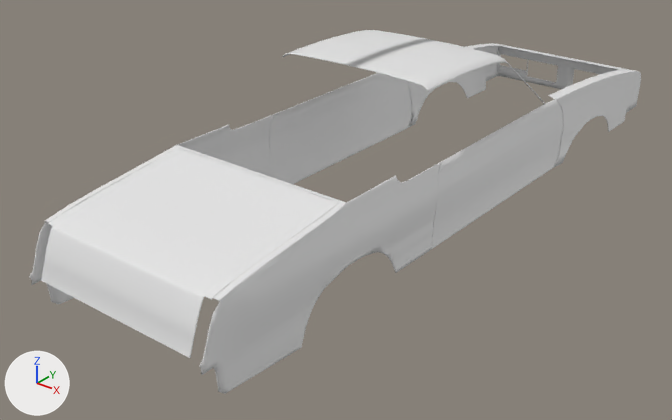
The OBJ model src/resources/Graphics/body.obj as it was, and as the next commit left it.
Before and after are seen from a 50 mm camera at (3.22, -3.39, 2.75) aimed at (-0.18, 0.87, 0.11). The lights are fixed; the arrows at lower left show +X, +Y and +Z. Where no turn or scale is listed for an object, it has been applied to the vertices. Vertices at the same position are counted once.

Objects in the first picture: 'Hood.000_Plane.029', 'Hood.005_Plane.032', 'Hood.006_Plane.033', 'Hood.008_Plane.034', 'TrunkLid_Plane.002'.
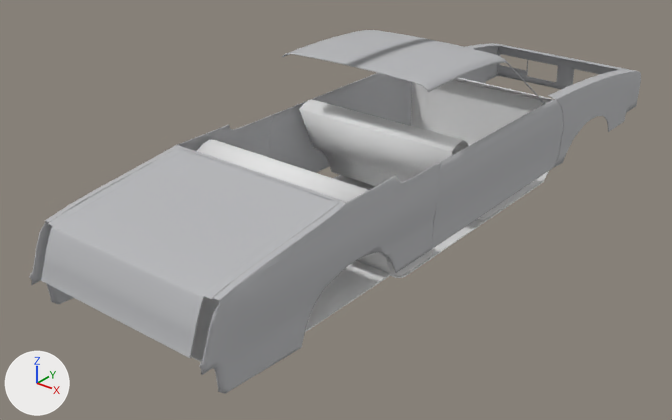
Diff of the bpy script that builds the scene:
```diff
--- a/src/resources/Graphics/body.obj.py
+++ b/src/resources/Graphics/body.obj.py
@@ mat_paint @@
+mat_paint = principled_material('paint')
+mat_paint.base_color = (0.472, 0.477, 0.492)  # grey #b7b8ba
+mat_paint.roughness = 0.69
@@ mat_none @@
+mat_none = principled_material('None')
+mat_none.base_color = (0.8, 0.8, 0.8)  # white #e7e7e7
+mat_none.roughness = 1.0
@@ me_hood_000_plane_029 @@
 me_hood_000_plane_029.from_pydata(...)  # 7082 vertices, 14160 faces, 8 loose edges; spans x -0.66..0.66, y -1.11..0.81, z 0.07..0.75
+me_hood_000_plane_029.materials.append(mat_paint)  # grey #b7b8ba
@@ me_hood_005_plane_032 @@
 # used by ob_hood_005_plane_032; location = (0.0, 0.0, 0.0)
-me_hood_005_plane_032.from_pydata(...)  # 5550 vertices, 11120 faces, 8 loose edges; spans x -0.65..0.65, y 2.23..3.75, z 0.14..0.68
+me_hood_005_plane_032.from_pydata(...)  # 5550 vertices, 11112 faces, 8 loose edges; spans x -0.65..0.65, y 2.23..3.75, z 0.14..0.68
+# me_hood_005_plane_032 part 1: 11072 faces spanning x -0.65..0.65, y 2.23..3.75, z 0.14..0.68 switch from no material to mat_paint (grey #b7b8ba)
@@ me_hood_006_plane_033 @@
 me_hood_006_plane_033.from_pydata(...)  # 746 vertices, 1544 faces; spans x -0.637..0.636, y 0.788..2.078, z 0.679..1.144
 # used by ob_hood_006_plane_033; location = (0.0, 0.0, 0.0)
+# me_hood_006_plane_033 part 2: 36 of 746 vertices moved; they spanned x 0.0, y 0.788..1.691, z 1.077..1.144 and now span x 0.0, y 0.788..1.691, z 1.077..1.144; mean shift (0.0, 0.0, 0.0); largest move (0.0, 1.635, 1.106) -> (0.0, 0.788, 1.137)
+# me_hood_006_plane_033 part 3: 1357 faces spanning x -0.637..0.636, y 0.788..2.078, z 0.679..1.144 switch from no material to mat_paint (grey #b7b8ba)
@@ me_hood_008_plane_034 @@
 me_hood_008_plane_034.from_pydata(...)  # 960 vertices, 1912 faces; spans x -0.65..0.65, y 0.76..2.38, z 0.14..0.69
+me_hood_008_plane_034.materials.append(mat_paint)  # grey #b7b8ba
@@ me_trunklid_plane_002 @@
 me_trunklid_plane_002.from_pydata(...)  # 1179 vertices, 2354 faces; spans x -0.593..0.593, y -1.09..-0.069, z 0.339..0.744
+me_trunklid_plane_002.materials.append(mat_paint)  # grey #b7b8ba
@@ me_interiorseats_plane_009 @@
+me_interiorseats_plane_009.from_pydata(...)  # 684 vertices, 1368 faces; spans x -0.59..0.59, y 0.07..1.76, z 0.05..0.72
+me_interiorseats_plane_009.materials.append(mat_none)  # white #e7e7e7
@@ me_bodyfloorboards_plane_007 @@
+me_bodyfloorboards_plane_007.from_pydata(...)  # 63 vertices, 122 faces; spans x -0.6..0.6, y -0.87..2.33, z 0.05..0.67
+me_bodyfloorboards_plane_007.materials.append(mat_none)  # white #e7e7e7
@@ ob_interiorseats_plane_009 @@
+ob_interiorseats_plane_009 = bpy.data.objects.new('InteriorSeats_Plane.009', me_interiorseats_plane_009)
+ob_interiorseats_plane_009.location = (0.0, 0.0, 0.0)
@@ ob_bodyfloorboards_plane_007 @@
+ob_bodyfloorboards_plane_007 = bpy.data.objects.new('BodyFloorBoards_Plane.007', me_bodyfloorboards_plane_007)
+ob_bodyfloorboards_plane_007.location = (0.0, 0.0, 0.0)
```

Where the change shows, as pixel boxes [x1, y1, x2, y2] in the pictures (672 x 420 px; the box of a moved part takes in the faces that stretch with it):
'TrunkLid_Plane.002', recoloured (white to grey)
    both: [41, 148, 339, 358]
'Hood.000_Plane.029', recoloured
    both: [29, 114, 441, 394]
'Hood.008_Plane.034', recoloured
    both: [269, 73, 563, 249]
'InteriorSeats_Plane.009', added
    after: [197, 99, 509, 276]
'BodyFloorBoards_Plane.007', added
    after: [191, 78, 553, 369]
part 1 of me_hood_005_plane_032, recoloured
    both: [408, 43, 641, 167]
part 2 of me_hood_006_plane_033, moved or reshaped
    both: [340, 38, 440, 69]
part 3 of me_hood_006_plane_033, recoloured (white to grey)
    both: [282, 30, 545, 104]
